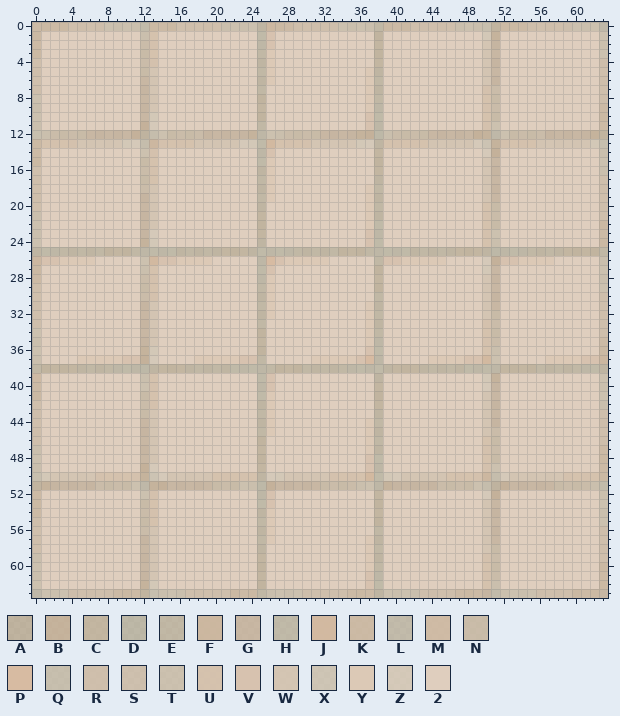
Two versions of one pixel-art sprite, Resource/images/play/floor.png. Above is the file before it was changed.
The file is 64x64 pixels. Colours within 5 levels of each other are drawn and written as one.
Palette (. is transparent): A #c9b099cb  B #ccb198df  C #ccb49dd4  D #cab6a3bf  E #ccb6a1cc  F #d0b79eed  G #cfb6a0df  H #cdb9a5c5  J #d4b9a0f8  K #d2baa3e7  L #cdbaa8cb  M #d3bba4ed  N #d1bca7df  P #d7bba2  Q #d1bfadd3  R #d5bfabe7  S #d5c0ade1  T #d5c1aedb  U #d8c2adf3  V #d7c2af  W #d9c5b3ed  X #d8c6b5d7  Y #dcc9b6  Z #dbcab9e7  2 #dfcebe
Pixels before (only the part around the change), first column x 0:
 0 KKKKRRRRTTTTLKKKRRRRRTTTTEFKKRRRRRTTTTEKKKRRRRRTTTQCKKKRRRRSTTTL
 1 K22222222222TU22222222222HV22222222222C22222222222ZB22222222222T
 2 K22222222222NU22222222222HV22222222222C22222222222WG22222222222T
 3 K22222222222NU22222222222EY22222222222C22222222222WG22222222222T
 4 R22222222222NU22222222222EY22222222222C22222222222WG22222222222R
 5 R22222222222NW22222222222EY2222222222YE22222222222WG22222222222R
 6 R22222222222GW22222222222EY2222222222YE22222222222WG22222222222R
 7 R22222222222GW22222222222E22222222222YE22222222222UN22222222222R
 8 T22222222222GW22222222222C22222222222YE22222222222UN22222222222R
 9 T22222222222GW22222222222C22222222222YH22222222222UN22222222222K
10 T22222222222GZ22222222222C22222222222VH22222222222UN22222222222K
11 T22222222222BZ22222222222E22222222222VH22222222222UT22222222222K
12 QTNNNNGGGGGBAQTNNNNGGGGGBHTTNNNNGGGGBBDTNNNNGGGGGBBLTNNNNGGGGGBC
13 KUUUUWWWWWZZQFUUUUWWWWWZZHJUUUUWWWWWZZEUUUUUWWWWWZXBUUUUWWWWWWZQ
14 K22222222222TU22222222222HV22222222222C22222222222ZB22222222222T
15 K22222222222NU22222222222HY22222222222C22222222222WG22222222222T
16 R22222222222NU22222222222EY22222222222C22222222222WG22222222222T
17 R22222222222NU22222222222EY22222222222E22222222222WG22222222222R
18 R22222222222NW22222222222EY2222222222YE22222222222WG22222222222R
19 R22222222222GW22222222222EY2222222222YE22222222222WG22222222222R
20 R22222222222GW22222222222E22222222222YE22222222222UN22222222222R
21 T22222222222GW22222222222C22222222222YE22222222222UN22222222222R
22 T22222222222GW22222222222C22222222222YH22222222222UN22222222222K
23 T22222222222GZ22222222222C22222222222VH22222222222UT22222222222K
24 T22222222222BZ22222222222E22222222222VH22222222222UT22222222222K
25 EHHEEEEECCCEHHHHEEEEECCCEHHHHEEEEECCCEHHHHEEEEECCCEDHHHEEEECCCCE
26 FVVYYYY22222TJVVYYYY22222HPVYYYYY22222EVVYYYYY2222ZBVVYYYY22222T
27 K22222222222TU22222222222HV22222222222C22222222222ZG22222222222T
28 K22222222222NU22222222222HY22222222222C22222222222WG22222222222T
29 R22222222222NU22222222222EY22222222222C22222222222WG22222222222T
30 R22222222222NU22222222222EY22222222222E22222222222WG22222222222R
31 R22222222222GW22222222222EY2222222222YE22222222222WG22222222222R
32 R22222222222GW22222222222EY2222222222YE22222222222WN22222222222R
33 R22222222222GW22222222222E22222222222YE22222222222UN22222222222R
34 T22222222222GW22222222222C22222222222YE22222222222UN22222222222R
35 T22222222222GW22222222222C22222222222YH22222222222UN22222222222K
36 T22222222222BZ22222222222C22222222222VH22222222222UT22222222222K
37 T2222YYYYYVVBZ2222YYYYYVVE22222YYYYYVPH22222YYYYVVJT22222YYYYVVF
38 ECCCCEEEEHHHDECCCEEEEEHHHHECCCEEEEEHHHHECCCEEEEEHHHHCCCCEEEEEHHE
39 M22222222222TU22222222222HV22222222222E22222222222ZB22222222222T
40 K22222222222TU22222222222HV22222222222C22222222222ZG22222222222T
41 K22222222222NU22222222222HY22222222222C22222222222WG22222222222T
42 R22222222222NU22222222222EY22222222222C22222222222WG22222222222T
43 R22222222222NW22222222222EY22222222222E22222222222WG22222222222R
44 R22222222222GW22222222222EY2222222222YE22222222222WG22222222222R
45 R22222222222GW22222222222EY2222222222YE22222222222WN22222222222R
46 R22222222222GW22222222222C22222222222YE22222222222UN22222222222R
47 T22222222222GW22222222222C22222222222YE22222222222UN22222222222K
48 T22222222222GW22222222222C22222222222VH22222222222UN22222222222K
49 T22222222222BZ22222222222C22222222222VH22222222222UT22222222222K
50 QZWWWWWUUUUUBXZWWWWWUUUUUEZZWWWWWUUUUJHZZWWWWWUUUUFQZWWWWWWUUUUK
51 CBGGGGGNNNNTLBBGGGGGNNNTTDBGGGGGNNNNTTHBGGGGGNNNNTQABGGGGGNNNNTL
52 K22222222222TU22222222222HV22222222222C22222222222ZB22222222222T
53 K22222222222NU22222222222HV22222222222C22222222222WG22222222222T
54 K22222222222NU22222222222EY22222222222C22222222222WG22222222222T
55 R22222222222NU22222222222EY22222222222C22222222222WG22222222222T
56 R22222222222NW22222222222EY22222222222E22222222222WG22222222222R
57 R22222222222GW22222222222EY2222222222YE22222222222WG22222222222R
58 R22222222222GW22222222222E22222222222YE22222222222WN22222222222R
59 T22222222222GW22222222222C22222222222YE22222222222UN22222222222R
60 T22222222222GW22222222222C22222222222YE22222222222UN22222222222K
61 T22222222222GW22222222222C22222222222VH22222222222UN22222222222K
62 T22222222222BZ22222222222C22222222222VH22222222222UT22222222222K
63 LTTTRRRRRKKKCQTTTRRRRRKKKETTTTRRRRRKKKETTTTRRRRKKKGLTTTTRRRRKKKG
And afterwards:
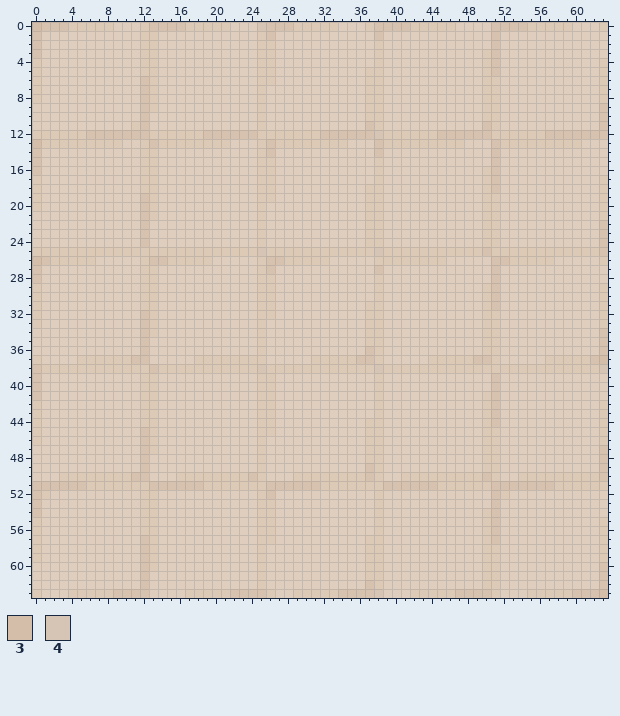
Colours new in this view: 3 #d4bea9  4 #d6c5b5
Edits made:
Changed rows in their new state; - is an unchanged pixel.
first column x 0:
 0 3VVVYYYYY222YVVVVYYYYY2224VVVYYYYY222YVVVVYYYYY2222VVVVYYYYY222Y
 1 V-----------YY-----------Y------------V-----------2V-----------2
 2 V-----------YY-----------YY-----------Y-----------2V-----------2
 3 V-----------YY-----------Y------------Y-----------YV-----------2
 4 Y-----------YY-----------Y------------Y-----------YV-----------Y
 5 Y-----------YY-----------Y------------Y-----------YV-----------Y
 6 Y-----------VY-----------Y------------Y-----------YY-----------Y
 7 Y-----------VY-----------Y------------Y-----------YY-----------Y
 8 Y-----------VY-----------Y------------Y-----------YY-----------Y
 9 2-----------VY-----------Y------------Y-----------YY-----------V
10 2-----------V2-----------Y-----------YY-----------YY-----------V
11 2----------YV2-----------Y------------Y-----------VY-----------V
12 YYYYYYVVVVVVVYYYYYYVVVVVVYYYYYYYVVVVVV4YYYYYYVVVVVVYYYYYYVVVVVVV
13 3YYYYYYYYY22YVYYYYYYYY222YVYYYYYYYY222VYYYYYYYYY222VYYYYYYYYY222
14 V-----------YY-----------Y------------V-----------2V-----------2
15 V-----------YY-----------Y------------Y-----------2V-----------2
16 V-----------YY-----------Y------------Y-----------YV-----------2
17 Y-----------YY-----------Y------------Y-----------YV-----------Y
18 Y-----------YY-----------Y------------Y-----------YV-----------Y
19 Y-----------VY-----------Y------------Y-----------YY-----------Y
20 Y-----------VY-----------Y------------Y-----------YY-----------Y
21 2-----------VY-----------Y------------Y-----------YY-----------Y
22 2-----------V2-----------Y------------Y-----------YY-----------V
23 2-----------V2-----------Y-----------YY-----------YY-----------V
24 2-----------V2-----------Y-----------YY-----------YY-----------V
25 YYYYYYYYYYYYYYYYYYYYYYYYY4YYYYYYYYYYYY4YYYYYYYYYYYVYYYYYYYYYYYYV
26 3-Y---------YV-Y---------YV-----------YYY---------2V-Y---------Y
27 V-----------YY-----------Y------------V-----------2V-----------2
28 V-----------YY-----------Y------------Y-----------2V-----------2
29 Y-----------YY-----------Y------------Y-----------YV-----------Y
30 Y-----------YY-----------Y------------Y-----------YV-----------Y
31 Y-----------YY-----------Y------------Y-----------YV-----------Y
32 Y-----------VY-----------Y------------Y-----------YY-----------Y
33 Y-----------VY-----------Y------------Y-----------YY-----------Y
34 2-----------VY-----------Y------------Y-----------YY-----------V
35 2-----------V2-----------Y------------Y-----------YY-----------V
36 2-----------V2-----------Y------------Y-----------YY-----------V
37 Y---------Y-V2---------YYY-----------VY---------Y-VY---------Y-3
38 VYYYYYYYYYYYYVYYYYYYYYYYY4YYYYYYYYYYYY4YYYYYYYYYYYYYYYYYYYYYYYY4
39 V-----------YY-----------YY-----------Y-----------2V-----------2
40 V-----------YY-----------YY-----------Y-----------2V-----------2
41 V-----------YY-----------Y------------Y-----------YV-----------2
42 Y-----------YY-----------Y------------Y-----------YV-----------Y
43 Y-----------YY-----------Y------------Y-----------YV-----------Y
44 Y-----------YY-----------Y------------Y-----------YV-----------Y
45 Y-----------VY-----------Y------------Y-----------YY-----------Y
46 Y-----------VY-----------Y------------Y-----------YY-----------Y
47 2-----------VY-----------Y------------Y-----------YY-----------V
48 2-----------V2-----------Y-----------YY-----------YY-----------V
49 2-----------V2-----------Y------------Y-----------YY-----------V
50 222YYYYYYYYVV222YYYYYYYYVY222YYYYYYYYVY22YYYYYYYYYVY22YYYYYYYYYV
51 VVVVVVYYYYYYYVVVVVVYYYYYYYVVVVVVYYYYYYYVVVVVVYYYYYYVVVVVVVYYYYYY
52 VY----------YY-----------Y------------Y-----------2VY----------2
53 V-----------YY-----------YY-----------Y-----------2V-----------2
54 V-----------YY-----------Y------------Y-----------YV-----------2
55 Y-----------YY-----------Y------------Y-----------YV-----------Y
56 Y-----------YY-----------Y------------Y-----------YV-----------Y
57 Y-----------VY-----------Y------------Y-----------YV-----------Y
58 Y-----------VY-----------Y------------Y-----------YY-----------Y
59 Y-----------VY-----------Y------------Y-----------YY-----------Y
60 2-----------VY-----------Y------------Y-----------YY-----------V
61 2-----------V2-----------Y-----------YY-----------YY-----------V
62 2-----------V2-----------Y------------Y-----------YY-----------V
63 Y222YYYYYVVVV2222YYYYYVVVVY22YYYYYVVVV4222YYYYYVVVVY222YYYYYVVV3
Changed places in both pictures, as pixel boxes (x1, y1, x2, y2):
changed: (32, 22, 608, 598)
